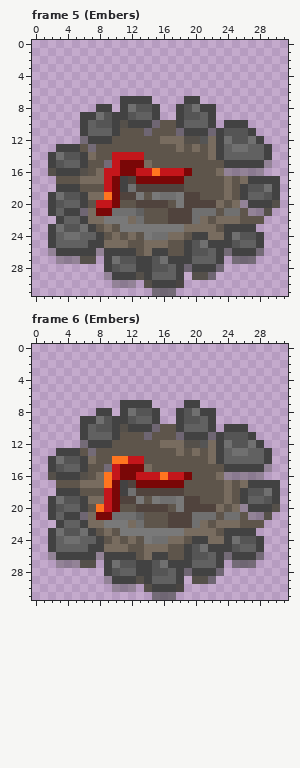
Pixel-art file: Assets/Graphics/WorldObjects/Campfire.aseprite. That is the earlier state.
32x32 pixels, 6 frames. Colours within 5 levels of each other are drawn and written as one. Shown: frame 5 (Embers), frame 6 (Embers). The commit also changed other frames, which this record leaves out.
After:
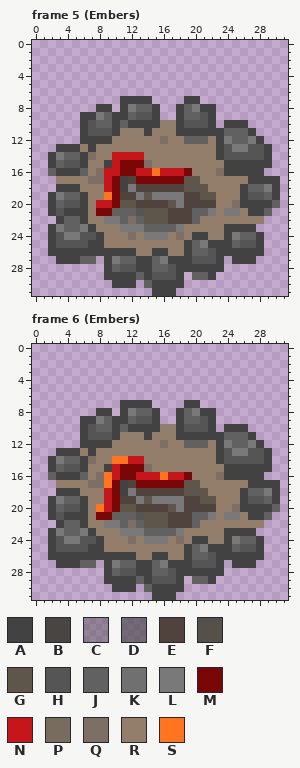
Palette (. is transparent): A #424242  B #494542  C #46464664  D #464646a1  E #50433d  F #55504a  G #5e554b  H #555555  J #616161  K #707070  L #797979  M #7a0707  N #c4161b  P #786c5f  Q #7e6f65  R #927e6b  S #ff751f
Changes in this commit:
--- frame 5 (Embers), layer "Layer 3"
@@ x 0..31 @@
  7 ...........AAAA....AA...........
- 8 ........AA.AKHHA..AHKAA.........
- 9 ......AAKHAAHJJA..AHHJA.........
-10 ......AJHHAFAAADGGAJJJA.AAA.....
-11 ......AJJJAGGGDGGGDAAADAHHHA....
-12 ......DAAAGGGGGGPPPFFHPAKHHKA...
-13 ...AAAGDGGGGGGGGGGPGPGPAJKKJJA..
-14 ..AKHHAPGGNNNNGGGGGGGGPAJJJJJA..
-15 ..AHJJAGGDNMMMPGGGGGGGGGAAAAAC..
-16 ..FAAAFGPNNMMNNSNNNMGGGPCCCCC...
-17 ...GGGPPPNMAEMMMMMMGGGGGPGPAAAA.
-18 ...AAAGGGNMAKEEEEEEGGGGGPGAHHKA.
-19 ..AKHHAPPSMEELGLKKLEEGGGPGAJJHA.
-20 ..AHJJAGNNMGGEEEEGLEEEEPGPCAAAF.
-21 ..AJAADPMMKKKJGGGEEEKKKGKKGCCF..
-22 ...AJJAPPLLLPKGGGEEEKPGPPPGGG...
-23 ..AKHHKAGPGLLLLLLLLPPPPGAAAA....
-24 ..AJKKJJAGPGPGLKKPPGAAPPAKHHA...
-25 ..AJJJJAAPPPGGPPPGGAHKAAAHJJA...
-26 ..CAAAAACAAAAGPAAGGAHHJADAAAD...
-27 ...CCCFF.AKHHAAHKAAAJJJA.DDD....
-28 .........AHJJAAHHJADAAAD........
-29 .........CAAAFAJJJA.FFD.........
-30 ..........CCC.FAAAB.............
-31 ...............DDD..............
+ 8 ........AA.ALJJA..AJLAA.........
+ 9 ......AALJAAJHHA..AJJHA.........
+10 ......AHJJAJAAAARRAHHHA.AAA.....
+11 ......AHHHARRRARRRAAAAAAJJJA....
+12 ......AAAARRRRRRQRRJJJRALJJLA...
+13 ...AAARARRRRRRRRRRRRRRRAHLLHHA..
+14 ..ALJJAQRRNNNNRRRRRRRRRAHHHHHA..
+15 ..AJHHARRANMMMQRRRRRRRRRAAAAAA..
+16 ..JAAAJRQNNMMNNSNNNMRRRQAAAAA...
+17 ...RRRRQQNMAEMMMMMMGGRRRRRRAAAA.
+18 ...AAARRRNMALEEEEEEGGGRRRRAJJLA.
+19 ..ALJJARRSMEELGLLLLEEGGRRRAHHJA.
+20 ..AJHHARNNMGGEEEEGLEEEERRQAAAAJ.
+21 ..AHAAARMMJJJHGGGEEEJJLRLLRAAJ..
+22 ...AJJARRLLJQJGGGEEEJRRRRRRRR...
+23 ..ALJJLARRRLLLJJJJLRRRRRAAAA....
+24 ..AHLLHHARRRQRLLLRQRAARRALJJA...
+25 ..AHHHHAARRRRRRRRRRAJLAAAJHHA...
+26 ..AAAAAAAAAAARRAARRAJJHAAAAAA...
+27 ...AAAJJ.ALJJAAJLAAAHHHA.AAA....
+28 .........AJHHAAJJHAAAAAA........
+29 .........AAAAJAHHHA.JJA.........
+30 ..........AAA.JAAAA.............
+31 ...............AAA..............
--- frame 6 (Embers), layer "Layer 3"
@@ x 0..31 @@
  7 ...........AAAA....AA...........
- 8 ........AA.AKHHA..AHKAA.........
- 9 ......AAKHAAHJJA..AHHJA.........
-10 ......AJHHAFAAADGGAJJJA.AAA.....
-11 ......AJJJAGGGDGGGDAAADAHHHA....
-12 ......DAAAGGGGGGPPPFFHPAKHHKA...
-13 ...AAAGDGGGGGGGGGGPGPGPAJKKJJA..
-14 ..AKHHAPGGSSNNGGGGGGGGPAJJJJJA..
-15 ..AHJJAGGDNMMMPGGGGGGGGGAAAAAC..
-16 ..FAAAFGPSNMMNNNSNNMGGGPCCCCC...
-17 ...GGGPPPSMAEMMMMMMGGGGGPGPAAAA.
-18 ...AAAGGGNMAKEEEEEEGGGGGPGAHHKA.
-19 ..AKHHAPPNMEELGLKKLEEGGGPGAJJHA.
-20 ..AHJJAGSNMGGEEEEGLEEEEPGPCAAAF.
-21 ..AJAADPMMKKKJGGGEEEKKKGKKGCCF..
-22 ...AJJAPPLLLPKGGGEEEKPGPPPGGG...
-23 ..AKHHKAGPGLLLLLLLLPPPPGAAAA....
-24 ..AJKKJJAGPGPGLKKPPGAAPPAKHHA...
-25 ..AJJJJAAPPPGGPPPGGAHKAAAHJJA...
-26 ..CAAAAACAAAAGPAAGGAHHJADAAAD...
-27 ...CCCFF.AKHHAAHKAAAJJJA.DDD....
-28 .........AHJJAAHHJADAAAD........
-29 .........CAAAFAJJJA.FFD.........
-30 ..........CCC.FAAAB.............
-31 ...............DDD..............
+ 8 ........AA.ALJJA..AJLAA.........
+ 9 ......AALJAAJHHA..AJJHA.........
+10 ......AHJJAJAAAARRAHHHA.AAA.....
+11 ......AHHHARRRARRRAAAAAAJJJA....
+12 ......AAAARRRRRRQRRJJJRALJJLA...
+13 ...AAARARRRRRRRRRRRRRRRAHLLHHA..
+14 ..ALJJAQRRSSNNRRRRRRRRRAHHHHHA..
+15 ..AJHHARRANMMMQRRRRRRRRRAAAAAA..
+16 ..JAAAJRQSNMMNNNSNNMRRRQAAAAA...
+17 ...RRRRQQSMAEMMMMMMGGRRRRRRAAAA.
+18 ...AAARRRNMALEEEEEEGGGRRRRAJJLA.
+19 ..ALJJARRNMEELGLLLLEEGGRRRAHHJA.
+20 ..AJHHARSNMGGEEEEGLEEEERRQAAAAJ.
+21 ..AHAAARMMJJJHGGGEEEJJLRLLRAAJ..
+22 ...AJJARRLLJQJGGGEEEJRRRRRRRR...
+23 ..ALJJLARRRLLLJJJJLRRRRRAAAA....
+24 ..AHLLHHARRRQRLLLRQRAARRALJJA...
+25 ..AHHHHAARRRRRRRRRRAJLAAAJHHA...
+26 ..AAAAAAAAAAARRAARRAJJHAAAAAA...
+27 ...AAAJJ.ALJJAAJLAAAHHHA.AAA....
+28 .........AJHHAAJJHAAAAAA........
+29 .........AAAAJAHHHA.JJA.........
+30 ..........AAA.JAAAA.............
+31 ...............AAA..............
Where, in picture pixels (left, top, right, bottom), the same in both pictures:
changed: (48, 104, 280, 296)
changed: (48, 408, 280, 600)
